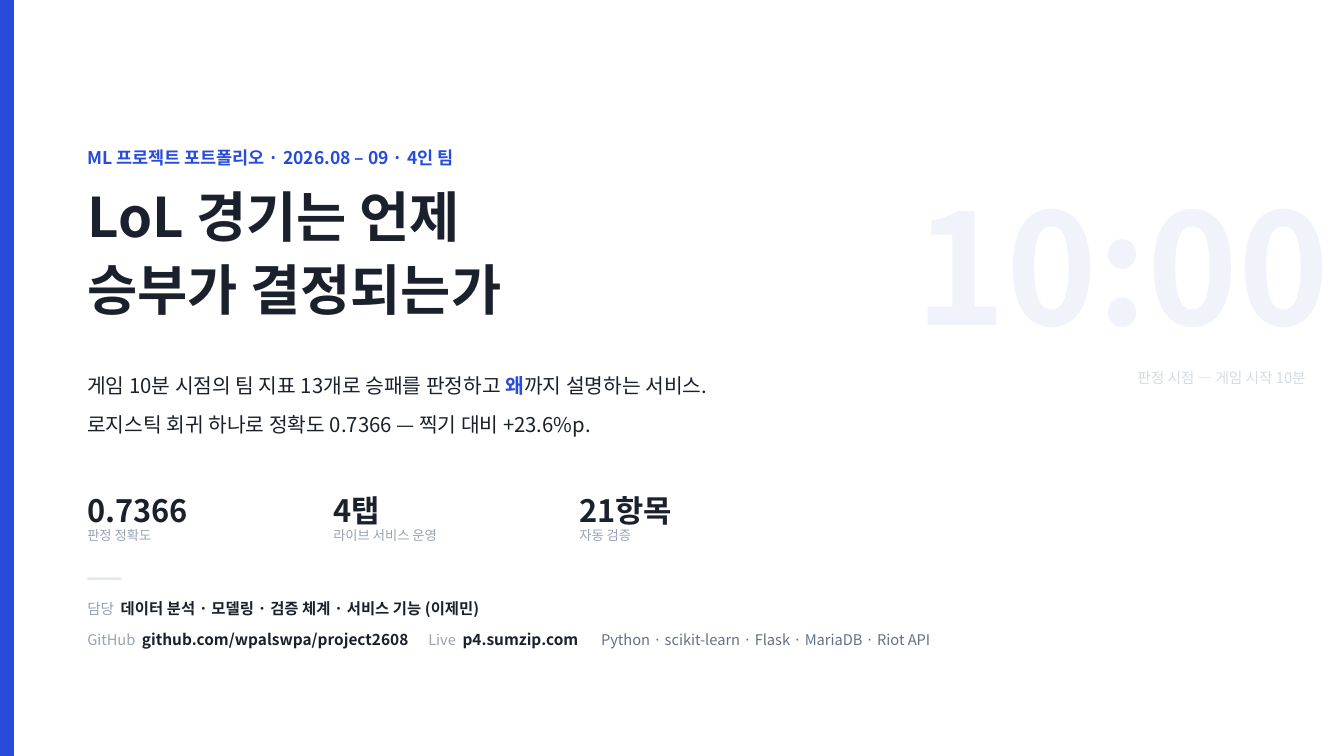
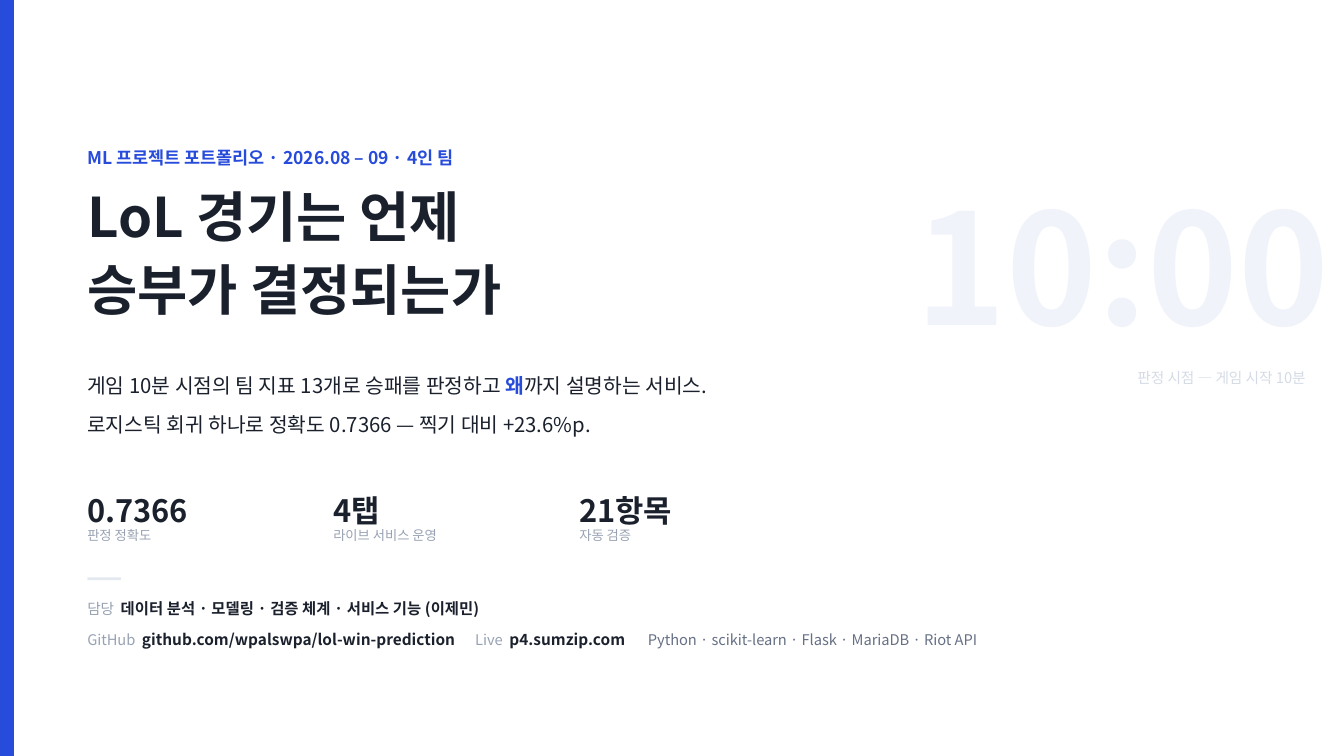
Before and after one commit to wpalswpa/lol-win-prediction, a slide deck: slide 1 of LOLEX_포트폴리오.pptx. Drawn at 1344x756 pixels with LibreOffice and Linux fonts; fonts in the diff are those of the drawing. Boxes give left, top, right and bottom in pixels: in the first picture for what was removed or moved away, otherwise in the second. Text is boxed around its words. In the diff, an @@ line names an element or a change of style, - is before the commit and + after.

```diff
--- a/LOLEX_포트폴리오.pptx
+++ b/LOLEX_포트폴리오.pptx
@@ text at (87, 632, 977, 649): text changed @@
-GitHub github.com/wpalswpa/project2608 Live p4.sumzip.com Python · scikit-learn · Flask · MariaDB · Riot API
+GitHub github.com/wpalswpa/lol-win-prediction Live p4.sumzip.com Python · scikit-learn · Flask · MariaDB · Riot API
```
Also in this commit, not shown: 6 other slides changed, 1 slide added, 4 other files.
